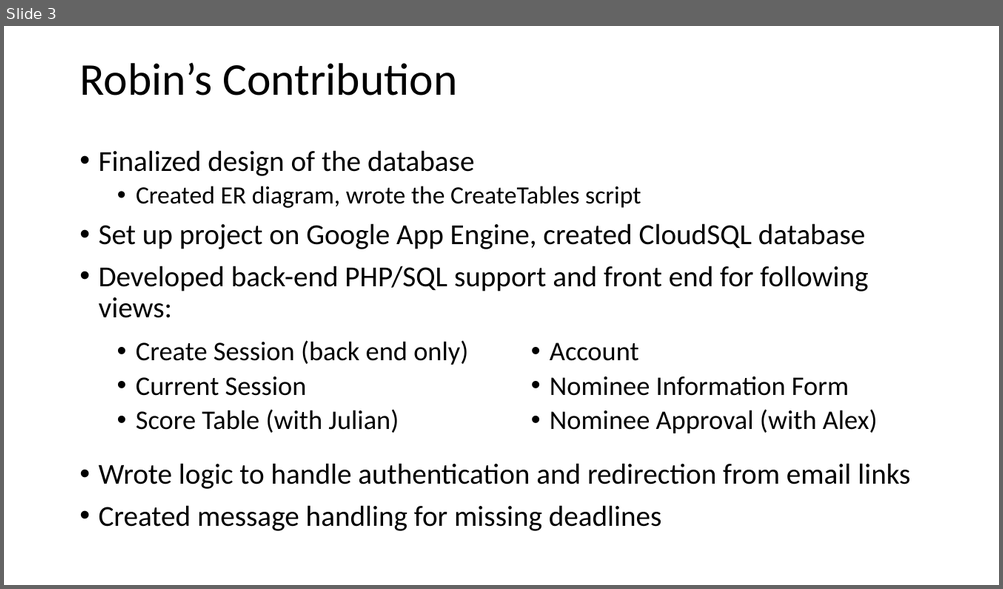
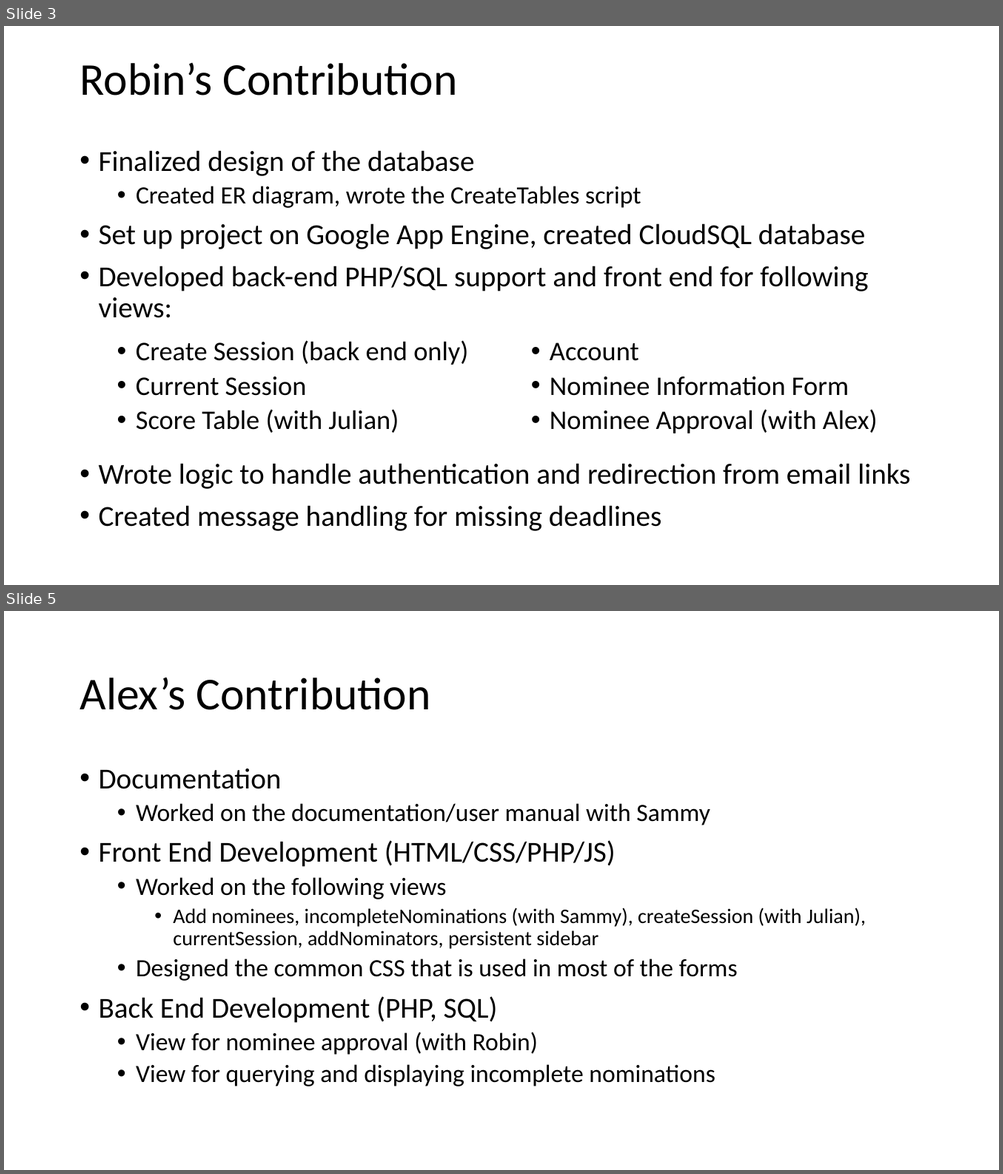
Before and after one commit to robinschiro/GTASS, a slide deck: Documentation/PowerPoint/Robin-ER_Diagram+Contribution.pptx. Shown one above the other, each under a label of ours: slide 3 before the commit, slides 3 and 5 after it; the slides between them are not shown. The pictures are 1003x589 and 1003x1174 pixels, drawn with LibreOffice and Linux fonts; fonts in the diff are those of the drawing. Boxes give left, top, right and bottom in pixels: in the first picture for what was removed or moved away, otherwise in the second. Text is boxed around its words. In the diff, an @@ line names an element or a change of style, - is before the commit and + after.

Commit message:
added my slide

```diff
--- a/Documentation/PowerPoint/Robin-ER_Diagram+Contribution.pptx
+++ b/Documentation/PowerPoint/Robin-ER_Diagram+Contribution.pptx
@@ slide 5 added at (4,611,999,1170), background #FFFFFF @@
@@ title added at (79,678,431,710), 44 pt, text #000000 @@
+Alex’s Contribution
@@ text added at (99,769,865,1087), 24 pt, text #000000 @@
+• Documentation
+  • Worked on the documentation/user manual with Sammy
+• Front End Development (HTML/CSS/PHP/JS)
+  • Worked on the following views
+    • Add nominees, incompleteNominations (with Sammy), createSession (with Julian), currentSession, addNominators, persistent sidebar
+  • Designed the common CSS that is used in most of the forms
+• Back End Development (PHP, SQL)
+  • View for nominee approval (with Robin)
+  • View for querying and displaying incomplete nominations
```
Also in this commit, not shown: 1 slide changed, 1 other slide added, 1 slide removed.
